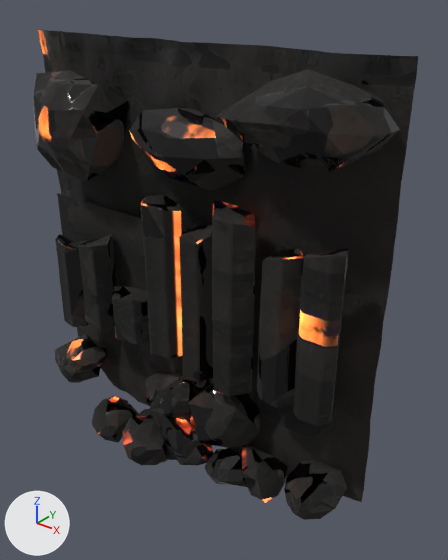
Renders of the glTF model render-output/b4-props/b4p_basalt_wall_panel_a/b4p_basalt_wall_panel_a.glb from each side of a commit.
Camera for both pictures: a 50 mm camera at (3.79, -3.8, 4.58) aimed at (0.49, 0.33, 2.02). Every picture has the same lights, and +X, +Y and +Z are marked at lower left. The older version comes first. Vertices at exactly the same position are counted once.

The older version as bpy lines, for what is in view:
```python
me_b4p_basalt_wall_panel_a = bpy.data.meshes.new('b4p_basalt_wall_panel_a')
me_b4p_basalt_wall_panel_a.from_pydata(...)  # 2600 vertices, 4916 faces; spans x -2.1..2.1, y -0.6..0.6, z 0.0..4.12
me_b4p_basalt_wall_panel_a.materials.append(mat_b4p_basalt_wall_panel_a_mat)
ob_b4p_basalt_wall_panel_a = bpy.data.objects.new('b4p_basalt_wall_panel_a', me_b4p_basalt_wall_panel_a)
ob_b4p_basalt_wall_panel_a.location = (0.0, 0.0, 0.0)
```
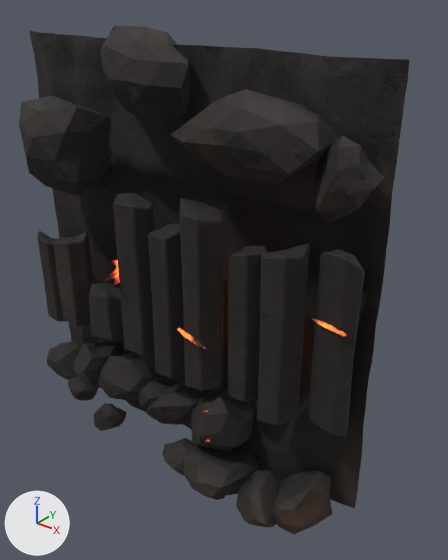
Changed parts and their boxes (x1, y1, x2, y2) in the pictures (448 x 560 px; the box of a moved part takes in the faces that stretch with it):
'b4p_basalt_wall_panel_a', reshaped: before (33, 29, 418, 520); after (19, 26, 409, 534)
part 1 of me_b4p_basalt_wall_panel_a, moved or reshaped (not visible before): after (137, 381, 171, 409)
part 2 of me_b4p_basalt_wall_panel_a, moved or reshaped: before (123, 409, 168, 465); after (94, 403, 126, 431)
part 3 of me_b4p_basalt_wall_panel_a, moved or reshaped: before (92, 396, 139, 443); after (47, 341, 82, 380)
part 4 of me_b4p_basalt_wall_panel_a, moved or reshaped: before (160, 413, 207, 460); after (271, 469, 332, 534)
part 5 of me_b4p_basalt_wall_panel_a, moved or reshaped (mostly hidden afterwards): before (148, 369, 210, 427); after (212, 494, 226, 500)
part 6 of me_b4p_basalt_wall_panel_a, moved or reshaped: before (176, 444, 213, 466); after (236, 470, 280, 527)
part 7 of me_b4p_basalt_wall_panel_a, moved or reshaped: before (188, 383, 260, 448); after (73, 343, 119, 390)
part 8 of me_b4p_basalt_wall_panel_a, moved or reshaped: before (33, 70, 128, 181); after (19, 96, 110, 196)
part 9 of me_b4p_basalt_wall_panel_a, moved or reshaped: before (129, 108, 245, 191); after (100, 26, 190, 128)
part 10 of me_b4p_basalt_wall_panel_a, moved or reshaped: before (215, 69, 400, 174); after (171, 89, 338, 185)
part 11 of me_b4p_basalt_wall_panel_a, moved or reshaped (not visible before): after (105, 271, 119, 281)
part 12 of me_b4p_basalt_wall_panel_a, rebuilt: before (38, 29, 418, 502); after (29, 31, 409, 508)
part 13 of me_b4p_basalt_wall_panel_a, rebuilt (13% narrower, 21% shorter): before (212, 200, 256, 397); after (228, 246, 266, 402)
part 14 of me_b4p_basalt_wall_panel_a, rebuilt: before (293, 248, 348, 426); after (308, 249, 365, 436)
part 15 of me_b4p_basalt_wall_panel_a, rebuilt (29% wider, 23% taller): before (179, 225, 213, 382); after (179, 198, 223, 391)
part 16 of me_b4p_basalt_wall_panel_a, rebuilt (mostly hidden afterwards): before (205, 448, 247, 487); after (220, 476, 250, 495)
part 17 of me_b4p_basalt_wall_panel_a, deleted: before (66, 339, 108, 371)
part 18 of me_b4p_basalt_wall_panel_a, deleted: before (284, 460, 347, 520)
part 19 of me_b4p_basalt_wall_panel_a, moved or reshaped: before (55, 193, 303, 503); after (37, 136, 384, 498)

What changed in the scene script:
```text
Change me_b4p_basalt_wall_panel_a:
    remove me_b4p_basalt_wall_panel_a.from_pydata(...)  # 2600 vertices, 4916 faces; spans x -2.1..2.1, y -0.6..0.6, z 0.0..4.12
    add me_b4p_basalt_wall_panel_a.from_pydata(...)  # 2739 vertices, 5156 faces; spans x -2.05..2.05, y -0.51..0.51, z 0.0..4.23
    me_b4p_basalt_wall_panel_a part 1: the loose piece of 42 vertices spanning x 0.11..0.53, y -0.04..0.46, z 0.07..0.46 is multiplied about its middle by the matrix ((-0.03, 1.065, 0.086), (-1.322, -0.037, 0.151), (0.11, -0.042, 0.849)), then moved by (-0.43, -0.15, 0.31)
    me_b4p_basalt_wall_panel_a part 2: the loose piece of 42 vertices spanning x -0.34..0.27, y -0.6..0.1, z 0.07..0.52 is multiplied about its middle by the matrix ((0.038, 0.509, -0.189), (-0.511, 0.037, 0.201), (0.236, 0.172, 0.604)), then moved by (-0.64, -0.01, -0.07)
    me_b4p_basalt_wall_panel_a part 3: the loose piece of 42 vertices spanning x -0.81..-0.32, y -0.57..0.03, z 0.09..0.43 is multiplied about its middle by the matrix ((0.529, -1.059, -0.117), (1.023, 0.535, -0.276), (0.274, 0.026, 1.691)), then moved by (-1.09, 0.32, 0.08)
    me_b4p_basalt_wall_panel_a part 4: the loose piece of 42 vertices spanning x -0.16..0.58, y -0.34..0.32, z 0.0..0.65 is multiplied about its middle by the matrix ((-0.304, -0.682, -0.193), (0.745, -0.279, -0.276), (0.177, -0.285, 0.719)), then moved by (1.48, 0.0, -0.06)
    me_b4p_basalt_wall_panel_a part 5: the loose piece of 42 vertices spanning x -0.12..0.43, y -0.27..0.44, z 0.41..0.94 is multiplied about its middle by the matrix ((-0.35, 0.305, 0.11), (-0.319, -0.353, -0.035), (0.059, -0.099, 0.463)), then moved by (0.77, -0.34, -0.47)
    me_b4p_basalt_wall_panel_a part 6: the loose piece of 42 vertices spanning x 0.23..0.68, y -0.27..0.06, z 0.08..0.39 is multiplied about its middle by the matrix ((-0.709, -0.974, 0.112), (0.915, -0.707, -0.356), (0.352, -0.124, 1.151)), then moved by (0.9, -0.13, 0.01)
    me_b4p_basalt_wall_panel_a part 7: the loose piece of 42 vertices spanning x 0.35..1.12, y -0.26..0.43, z 0.42..1.05 is multiplied about its middle by the matrix ((0.412, 0.482, 0.346), (-0.487, 0.62, -0.19), (-0.377, -0.113, 0.677)), then moved by (-1.74, -0.18, -0.07)
    me_b4p_basalt_wall_panel_a part 8: the loose piece of 42 vertices spanning x -1.73..-0.65, y -0.33..0.6, z 2.78..3.81 is multiplied about its middle by the matrix ((0.907, 0.008, -0.063), (0.0, 1.032, -0.094), (0.063, 0.105, 0.922)), then moved by (-0.09, -0.1, -0.18)
    me_b4p_basalt_wall_panel_a part 9: the loose piece of 42 vertices spanning x -0.56..0.87, y -0.16..0.45, z 2.97..3.6 is multiplied about its middle by the matrix ((0.743, 0.034, 0.14), (-0.029, 1.105, 0.086), (-0.133, -0.091, 1.152)), then moved by (-0.32, -0.11, 0.58)
    me_b4p_basalt_wall_panel_a part 10: the loose piece of 42 vertices spanning x 0.73..2.1, y -0.26..0.52, z 3.34..4.02 is multiplied about its middle by the matrix ((1.052, 0.076, -0.051), (-0.084, 0.891, -0.133), (0.048, 0.134, 0.96)), then moved by (-0.43, -0.08, -0.15)
    me_b4p_basalt_wall_panel_a part 11: the loose piece of 7 vertices spanning x 0.6..0.69, y 0.08..0.33, z 2.05..2.2 is multiplied about its middle by the matrix ((0.025, -0.633, -0.662), (0.146, 0.656, -0.622), (0.904, -0.089, 0.119)), then moved by (-1.04, -0.47, -0.09)
    me_b4p_basalt_wall_panel_a part 12: the loose piece of 1155 vertices spanning x -2.03..2.07, y 0.11..0.47, z 0.12..4.12 is rebuilt with 1155 vertices and now spans x -2.05..2.05, y 0.02..0.38, z 0.11..4.11
    me_b4p_basalt_wall_panel_a part 13: the loose piece of 80 vertices spanning x 0.65..1.08, y -0.18..0.15, z 1.16..2.94 is rebuilt with 80 vertices and now spans x 0.86..1.24, y -0.2..0.07, z 1.2..2.64
    me_b4p_basalt_wall_panel_a part 14: the loose piece of 80 vertices spanning x 1.51..1.89, y -0.08..0.16, z 1.16..2.77 is rebuilt with 77 vertices and now spans x 1.68..2.05, y -0.09..0.08, z 1.2..2.79
    me_b4p_basalt_wall_panel_a part 15: the loose piece of 80 vertices spanning x 0.28..0.64, y -0.17..0.15, z 1.12..2.64 is rebuilt with 80 vertices and now spans x 0.38..0.82, y -0.28..0.06, z 1.14..2.93
    me_b4p_basalt_wall_panel_a part 16: the loose piece of 42 vertices spanning x 0.64..1.22, y -0.37..0.25, z 0.07..0.46 is rebuilt with 42 vertices and now spans x 0.56..1.21, y -0.44..0.08, z 0.06..0.44
    me_b4p_basalt_wall_panel_a part 17: the loose piece of 42 vertices spanning x -1.72..-1.1, y -0.18..0.28, z 0.43..0.74 is deleted
    me_b4p_basalt_wall_panel_a part 18: the loose piece of 42 vertices spanning x 1.46..1.99, y -0.18..0.47, z 0.09..0.5 is deleted
    me_b4p_basalt_wall_panel_a part 19: 530 vertices removed from x -2.1..1.77, y -0.21..0.43, z 0.04..2.8; 822 vertices added at x -1.84..2.04, y -0.51..0.39, z 0.05..3.61
    other edits to the shape of me_b4p_basalt_wall_panel_a do not show in these pictures
```
